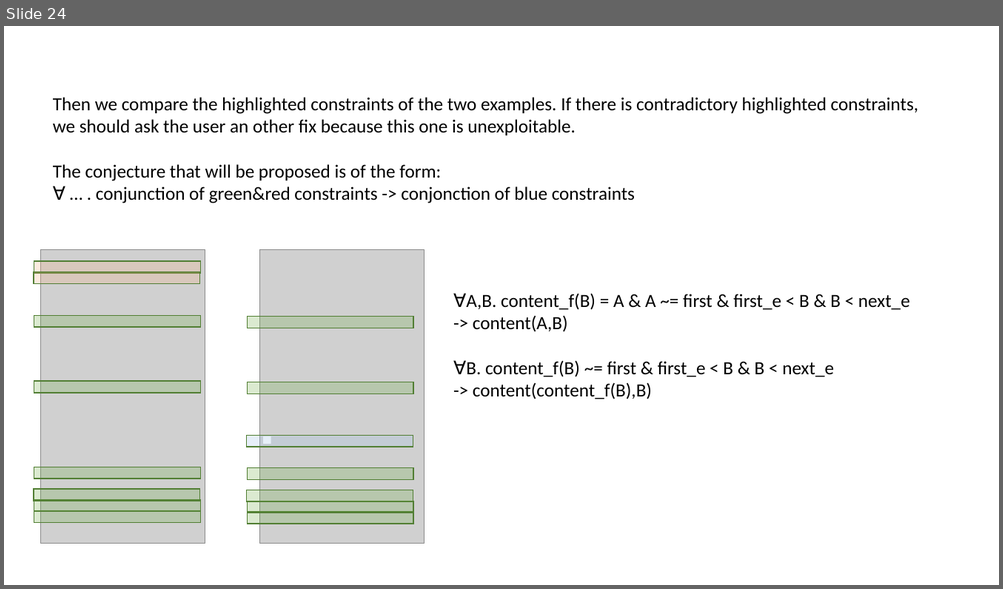
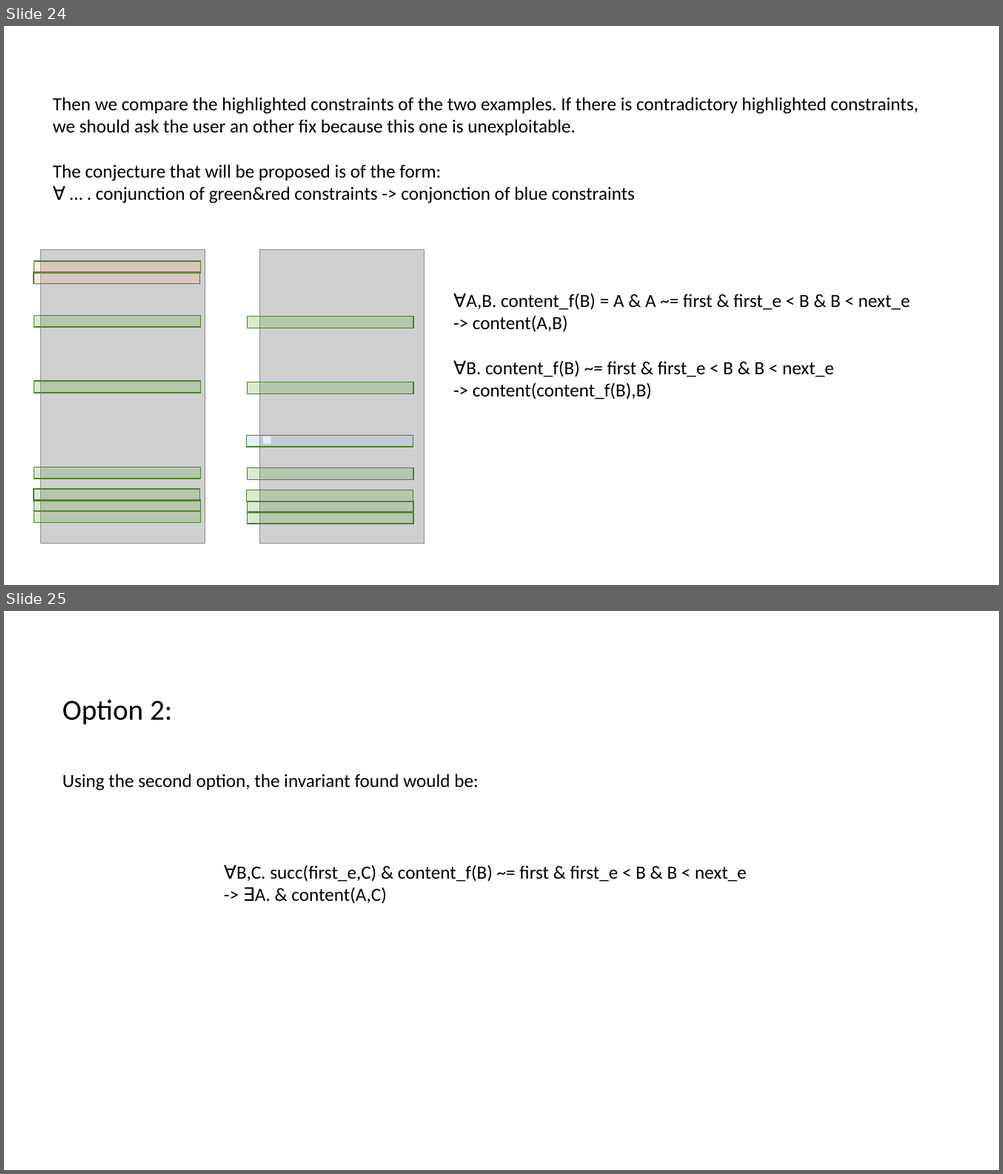
Before and after one commit to tjhance/ivy-research, a slide deck: invariant_synthesis/counterexample_generalization.pptx. Shown one above the other, each under a label of ours: slide 24 before the commit, slides 24 and 25 after it. The pictures are 1003x589 and 1003x1174 pixels, drawn with LibreOffice and Linux fonts; fonts in the diff are those of the drawing; grey boxes stand for pictures. Boxes give left, top, right and bottom in pixels: in the first picture for what was removed or moved away, otherwise in the second. Text is boxed around its words. In the diff, an @@ line names an element or a change of style, - is before the commit and + after.

```diff
--- a/invariant_synthesis/counterexample_generalization.pptx
+++ b/invariant_synthesis/counterexample_generalization.pptx
@@ slide 25 added at (4,611,999,1170), background #FFFFFF @@
@@ text added at (62,700,172,725), 28 pt, text #000000 @@
+Option 2:
@@ text added at (62,774,478,791), 18 pt, text #000000 @@
+Using the second option, the invariant found would be:
@@ text added at (236,865,746,904), 18 pt, text #000000 @@
+∀B,C. succ(first_e,C) & content_f(B) ~= first & first_e < B & B < next_e
+-> ∃A. & content(A,C)
```
Also in this commit, not shown: 3 slides changed, 1 slide removed.
